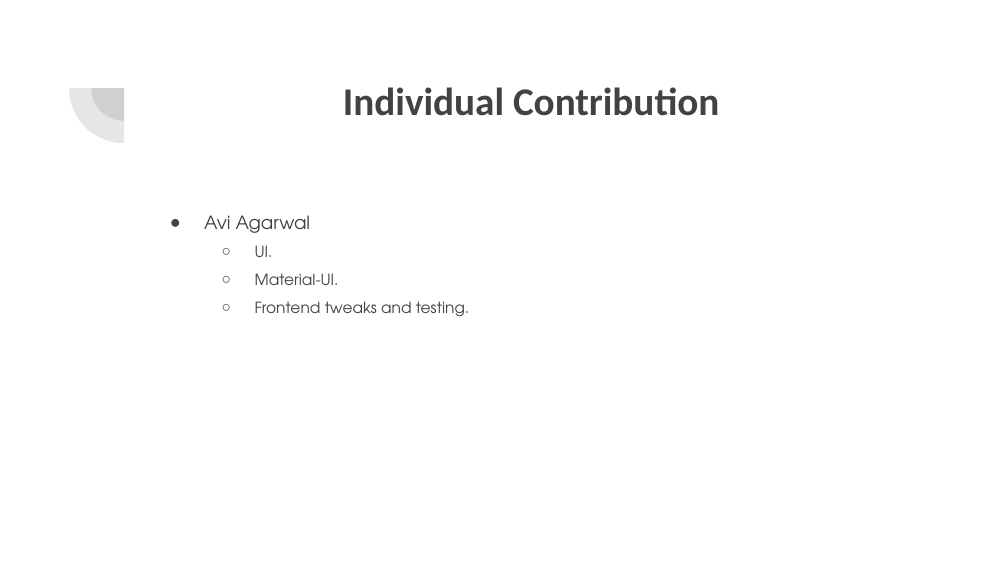
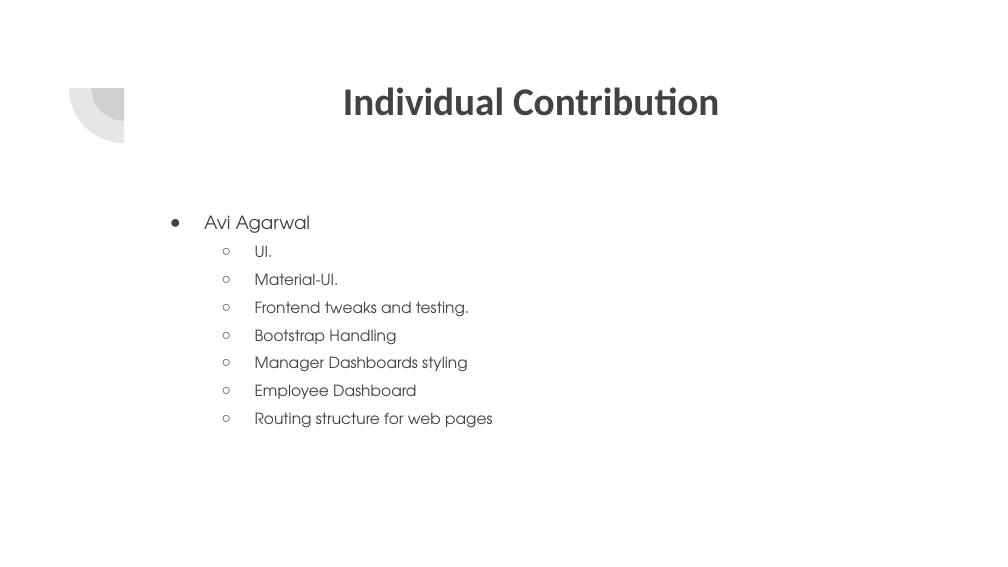
Before and after one commit to 10soon/dfs_project, a slide deck: slide 19 of Data Foundation Systems - Final Eval.pptx (slide 18 before the commit). Drawn at 1008x567 pixels with LibreOffice and Linux fonts; fonts in the diff are those of the drawing. Boxes give left, top, right and bottom in pixels: in the first picture for what was removed or moved away, otherwise in the second. Text is boxed around its words. In the diff, an @@ line names an element or a change of style, - is before the commit and + after.

Commit message:
Add files via upload
final project ppt updated

```diff
--- a/Data Foundation Systems - Final Eval.pptx
+++ b/Data Foundation Systems - Final Eval.pptx
@@ text at (255,329,492,428): paragraphs added @@
+  ○ Bootstrap Handling
+  ○ Manager Dashboards styling
+  ○ Employee Dashboard
+  ○ Routing structure for web pages
```
